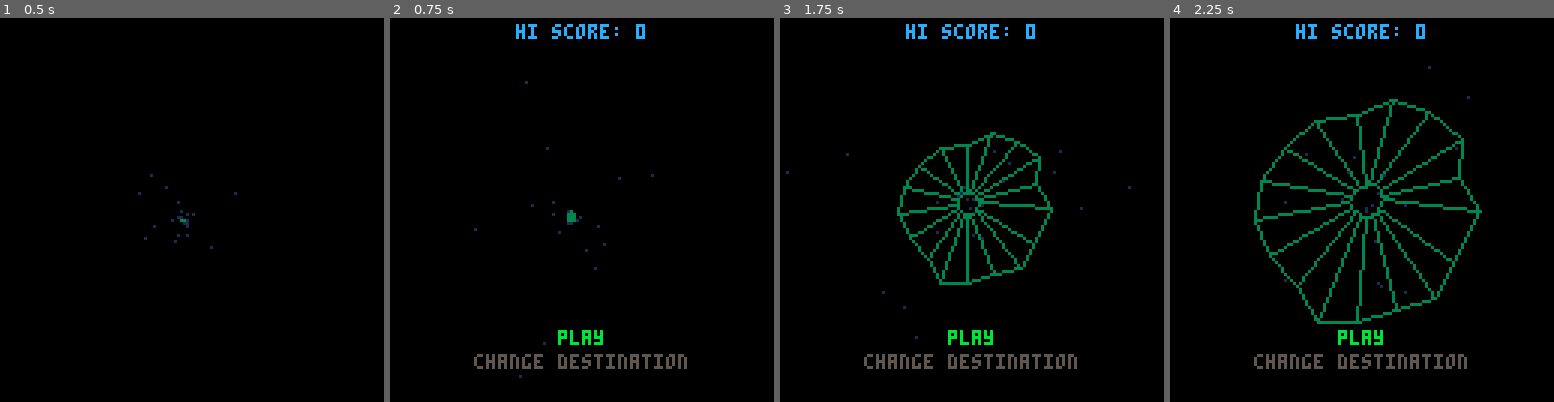
Above: before the commit, frames 1-4 (left to right).
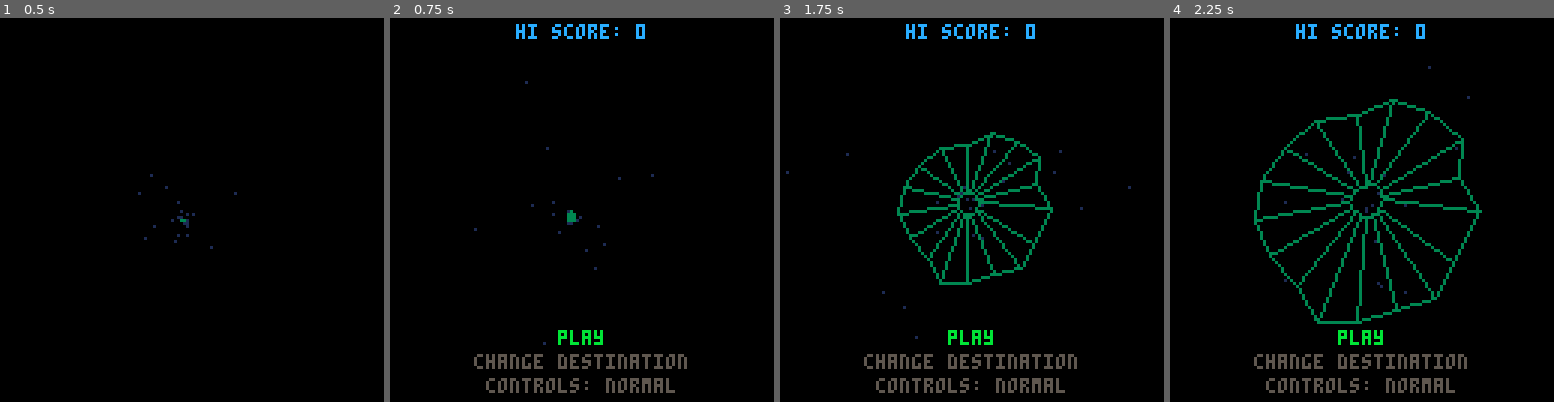
Above: after the commit, the same moments.

Repository: tesselode/web-pilot
Game: PICO-8 cartridge t1k.p8
The game is run twice, just before and just after one commit, with the same random seed, the same clock (stepped at 60 frames per second) and the same inputs.
Inputs:
- Up to frame 1 (0.5 s): tap X (X key) at 0.33 s
- Up to frame 2 (0.75 s): tap O (Z key) at 0.7 s
- Up to frame 3 (1.75 s): tap X (X key) at 1.07 s; hold Right from 1.6 s (still down); tap O (Z key) at 1.7 s
- Up to frame 4 (2.25 s): tap X (X key) at 1.85 s; release Right at 2.1 s; tap O (Z key) at 2.1 s; hold Up from 2.15 s (still down)

Frame 1 is identical in both runs. In frame 2, 0.8% of the frame differs, in the area x 25-75%, y 92-98%; in frame 3, 0.8%; in frame 4, 0.8%.

Commit message:
allow inverting controls

Diff:
--- a/t1k.p8
+++ b/t1k.p8
@@ -524,6 +524,7 @@
 	if self.stun_timer == 0 then
 		local acceleration = self.acceleration
 		if self.caught then acceleration /= 3 end
+		if dget(32) == 1 then acceleration *= -1 end
 		if btn(0) then self.velocity -= acceleration end
 		if btn(1) then self.velocity += acceleration end
 		self.velocity -= self.velocity * self.friction
@@ -1083,12 +1084,16 @@
 	}
 end
 
+
 function state.gameplay:init_menu_items()
 	menuitem(1, 'retry (same web)', function()
 		state_manager:switch(state.gameplay, state.gameplay.web)
 	end)
 	menuitem(2, 'back to menu', function()
 		state_manager:switch(state.title, true)
+	end)
+	menuitem(3, 'invert controls', function()
+		dset(32, dget(32) == 0 and 1 or 0)
 	end)
 end
 
@@ -1311,6 +1316,7 @@
 	end
 	menuitem(1)
 	menuitem(2)
+	menuitem(3)
 end
 
 function state.gameplay:draw_score()
@@ -1393,7 +1399,7 @@
 			end
 		end
 		if btnp(3) then
-			if self.option_selected < 2 then
+			if self.option_selected < 3 then
 				self.option_selected += 1
 				sfx(sound.menu_move, 1)
 			end
@@ -1407,6 +1413,14 @@
 			if self.option_selected == 2 and not self.changing_web then
 				sfx(sound.menu_select, 1)
 				self.changing_web = true
+			end
+			if self.option_selected == 3 then
+				sfx(sound.menu_select, 1)
+				if dget(32) == 0 then
+					dset(32, 1)
+				else
+					dset(32, 0)
+				end
 			end
 		end
 		if btnp(5) then
@@ -1475,6 +1489,13 @@
 		printoc('play', 64, 104, color, 0)
 		color = self.option_selected == 2 and 11 or 5
 		printoc('change destination', 64, 112, color, 0)
+		color = self.option_selected == 3 and 11 or 5
+		if dget(32) == 0 then
+			printoc('controls: normal', 64, 120, color, 0)
+		end
+		if dget(32) == 1 then
+			printoc('controls: inverted', 64, 120, color, 0)
+		end
 		printoc('hi score: ' .. to_padded_score(dget(0)), 64, 2, 12, 0)
 	end
 end
